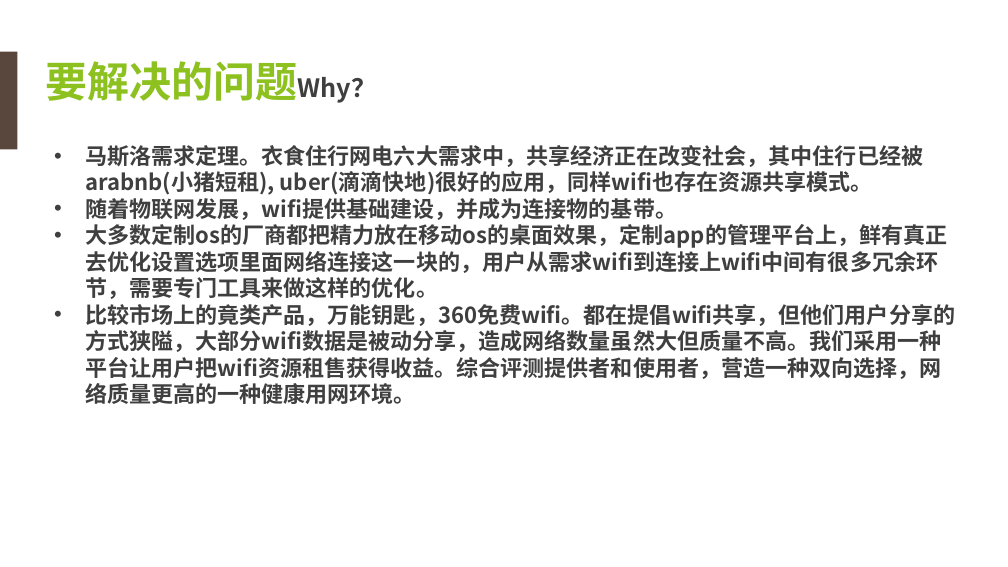
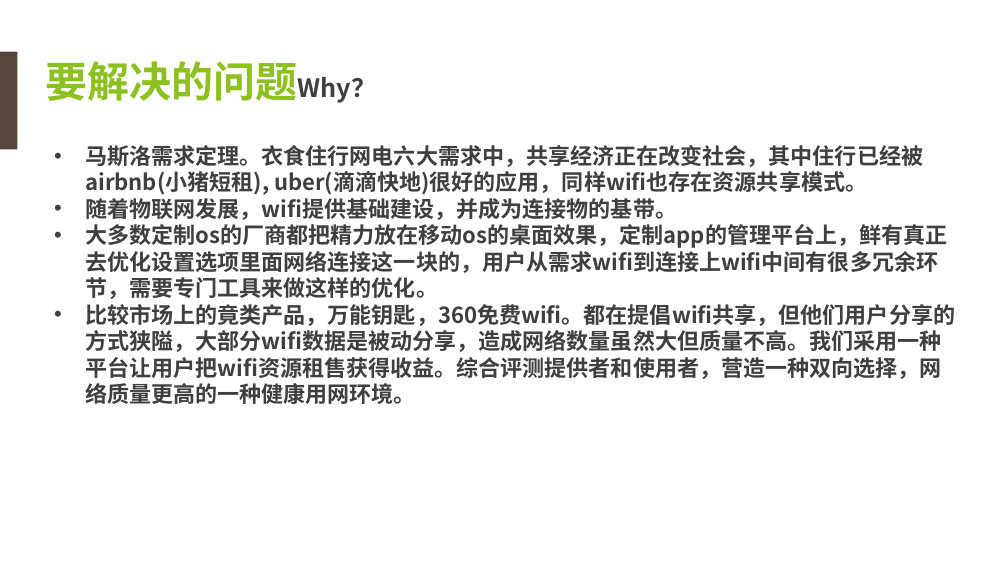
Before and after one commit to chenhening/wifiworld, a slide deck: slide 6 of doc/anynet_bp.ppt. Drawn at 1008x567 pixels with LibreOffice and Linux fonts; fonts in the diff are those of the drawing; background and template pictures are left out. Boxes give left, top, right and bottom in pixels: in the first picture for what was removed or moved away, otherwise in the second. Text is boxed around its words. In the diff, an @@ line names an element or a change of style, - is before the commit and + after.

```diff
--- a/doc/anynet_bp.ppt
+++ b/doc/anynet_bp.ppt
@@ text at (85, 145, 923, 195): text changed @@
-• 马斯洛需求定理。衣食住行网电六大需求中，共享经济正在改变社会，其中住行已经被arabnb(小猪短租), uber(滴滴快地)很好的应用，同样wifi也存在资源共享模式。
+• 马斯洛需求定理。衣食住行网电六大需求中，共享经济正在改变社会，其中住行已经被airbnb(小猪短租), uber(滴滴快地)很好的应用，同样wifi也存在资源共享模式。
```
Also in this commit, not shown: 1 other slide changed, 1 other file.
